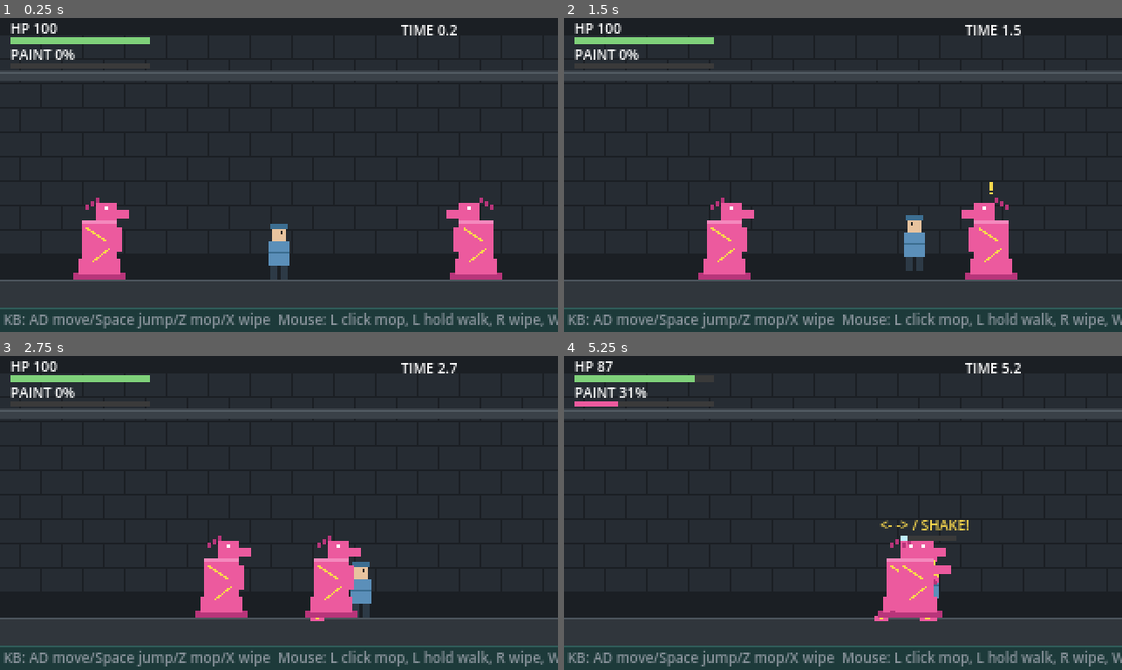
Above: before the commit, frames 1-4 (two rows, left to right).
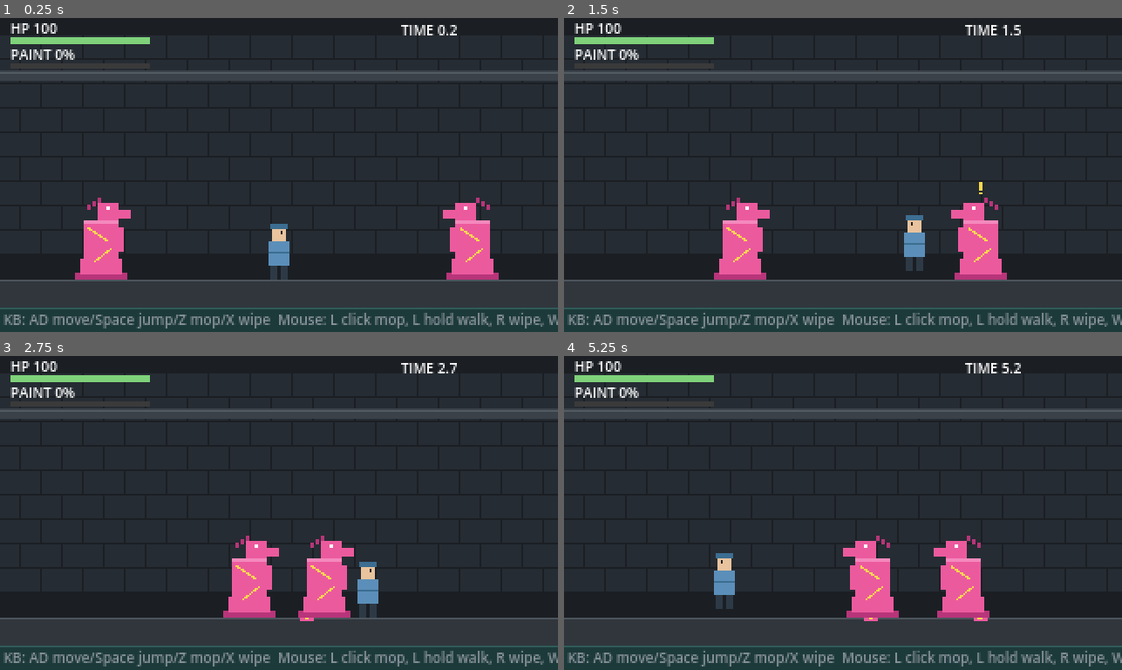
Above: after the commit, the same moments.

Repository: Dekaimo/sewer_proto
Game: Godot game, scene res://main.tscn
Two runs of this game, one before a commit and one after it. Both use one fixed random seed, a clock stepped at 60 frames per second and the inputs below.
Inputs (mouse positions are in pixels of both pictures, inside the frame that each line leads up to):
- Up to frame 1 (0.25 s): no input
- Up to frame 2 (1.5 s): move the mouse to (965, 159) at 0.52 s; hold Right (right) 0.53-1.28 s; tap Z (attack) at 0.6 s; click (965, 159) at 0.67 s; tap Up (jump) at 0.77 s; move the mouse to (731, 190) at 1.27 s; hold Left (left) from 1.28 s (still down); tap X (clean) at 1.35 s
- Up to frame 3 (2.75 s): tap Up (jump) at 1.52 s; move the mouse to (334, 443) at 2.02 s; release Left (left) at 2.03 s; hold Right (right) from 2.03 s (still down); tap Space at 2.1 s
- Up to frame 4 (5.25 s): move the mouse to (815, 575) at 2.77 s; release Right (right) at 2.78 s; hold W 2.78-3.53 s; tap J at 2.85 s; click (815, 575) at 2.92 s; tap Up (jump) at 3.02, 3.77, 4.52 s; move the mouse to (1010, 560) at 3.52 s; hold Left (left) from 3.53 s (still down); tap K at 3.6 s; move the mouse to (675, 465) at 4.27 s; tap Z (attack) at 4.35 s; move the mouse to (870, 513) at 5.02 s; hold X (clean) from 5.03 s (still down); click (870, 513) at 5.17 s

The runs differ from the first frame. In frame 1, 0.7% of the frame differs, in the area x 13-90%, y 57-84%; in frame 2, 2.6%; in frame 3, 3.7%; in frame 4, 6.3%, in the area x 1-77%, y 1-85%.

Commit message:
Enemies flank the player from both sides
Co-Authored-By: Claude Opus 5.5 <noreply@anthropic.com>
Claude-Session: https://claude.ai/code/session_016eaBthCvKzWp812yLXmusx

Diff:
--- a/enemy.gd
+++ b/enemy.gd
@@ -30,19 +30,21 @@
 	var dx: float = p.position.x - position.x
 	match state:
 		"approach":
-			if absf(dx) > 1.0:
-				facing = 1 if dx > 0 else -1
 			var h = main.holding_enemy()
 			if h != null and h != self:
 				state = "assist"
 			elif p.state == "normal":
-				if absf(dx) > 34.0:
-					position.x += facing * 28.0 * delta
-				elif absf(dx) < 20.0:
-					position.x -= facing * 15.0 * delta
+				# 挟み撃ち：相方と反対側の位置へ回り込む（プレイヤーをすり抜けてよい）
+				var tx: float = clampf(p.position.x + _flank_side(p) * 27.0, main.ARENA_L, main.ARENA_R)
+				var to_slot: float = tx - position.x
+				if absf(to_slot) > 4.0:
+					position.x += signf(to_slot) * 34.0 * delta
 				elif main.request_token(self):
 					state = "windup"
 					t = 0.5
+			dx = p.position.x - position.x
+			if absf(dx) > 1.0:
+				facing = 1 if dx > 0 else -1
 		"windup":
 			t -= delta
 			if t <= 0.0:
@@ -81,7 +83,8 @@
 			if h2 == null or h2 == self:
 				state = "approach"
 			else:
-				var target_x: float = clampf(p.position.x - h2.facing * 14.0, main.ARENA_L, main.ARENA_R)
+				# 掴んでいる敵の反対側（プレイヤーの向こう側）に回る
+				var target_x: float = clampf(p.position.x + h2.facing * 12.0, main.ARENA_L, main.ARENA_R)
 				position.x = move_toward(position.x, target_x, 45.0 * delta)
 				if absf(dx) > 1.0:
 					facing = 1 if dx > 0 else -1
@@ -92,6 +95,18 @@
 					main.add_floor_splat(p.position.x, 10.0)
 	_clamp()
 	queue_redraw()
+
+
+## 1体目は今いる側、2体目以降は1体目の反対側を受け持つ
+func _flank_side(p) -> float:
+	var lead = main.enemies[0]
+	var lead_side: float = 1.0 if lead.position.x >= p.position.x else -1.0
+	if lead == self:
+		# 壁際で回り込めない場合は反対側を使う
+		if p.position.x + lead_side * 27.0 < main.ARENA_L or p.position.x + lead_side * 27.0 > main.ARENA_R:
+			return -lead_side
+		return lead_side
+	return -lead_side
 
 
 func _clamp() -> void:
